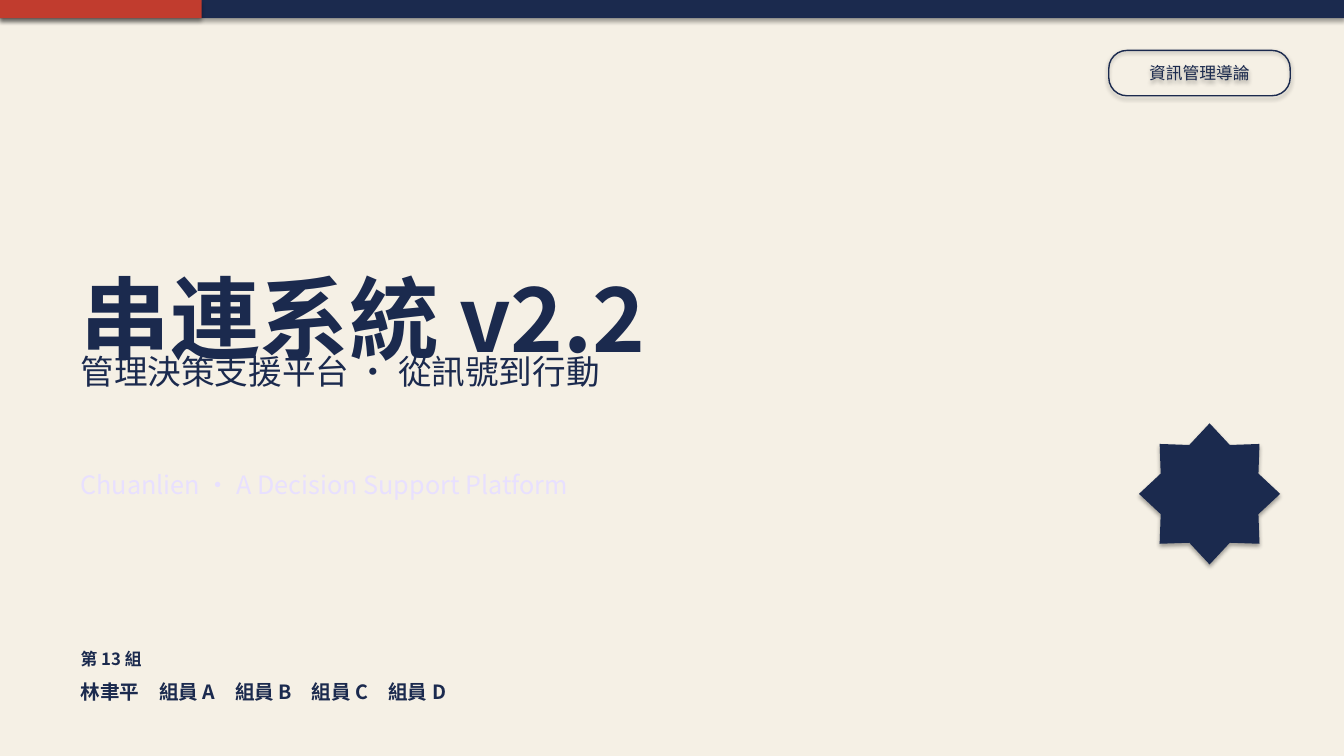
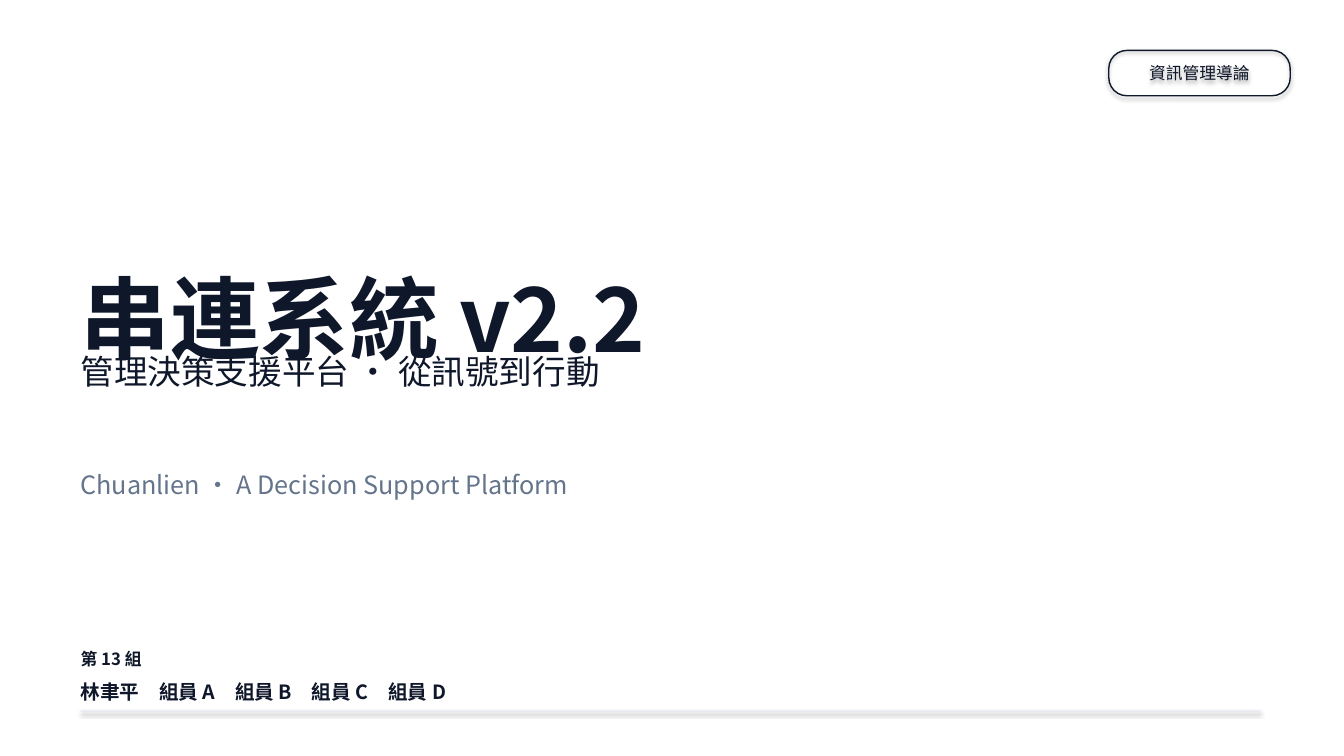
Before and after one commit to Peter2594/chuanlien-system-v2, a slide deck: slide 1 of docs/串連系統_簡報.pptx. Drawn at 1344x756 pixels with LibreOffice and Linux fonts; fonts in the diff are those of the drawing. Boxes give left, top, right and bottom in pixels: in the first picture for what was removed or moved away, otherwise in the second. Text is boxed around its words. In the diff, an @@ line names an element or a change of style, - is before the commit and + after.

```diff
--- a/docs/串連系統_簡報.pptx
+++ b/docs/串連系統_簡報.pptx
@@ rectangle at (x1=0, y1=0, x2=1344, y2=756): fill #F5F0E5 to #FFFFFF @@
@@ rectangle removed at (x1=0, y1=0, x2=202, y2=18) @@
@@ rounded rectangle "資訊管理導論" at (x1=1109, y1=50, x2=1291, y2=96): text colour #1B2A4E to #0F172A; outline #1B2A4E 1 pt to #0F172A 1 pt @@
@@ star removed at (x1=1139, y1=423, x2=1280, y2=565) @@
@@ text added at (x1=81, y1=473, x2=568, y2=500), 18 pt, text #64748B @@
+Chuanlien · A Decision Support Platform
@@ text colour #1B2A4E to #0F172A in 4 elements at (x1=81, y1=275, x2=645, y2=375), (x1=81, y1=349, x2=600, y2=387), (x1=81, y1=648, x2=142, y2=670), (x1=81, y1=682, x2=446, y2=701) @@
@@ rectangle resized from (x1=0, y1=0, x2=1344, y2=18) to (x1=81, y1=711, x2=1260, y2=712) @@
@@ rectangle at (x1=81, y1=711, x2=1260, y2=712): fill #1B2A4E to #E2E8F0 @@
```
Also in this commit, not shown: 14 other slides changed, 1 other file.
